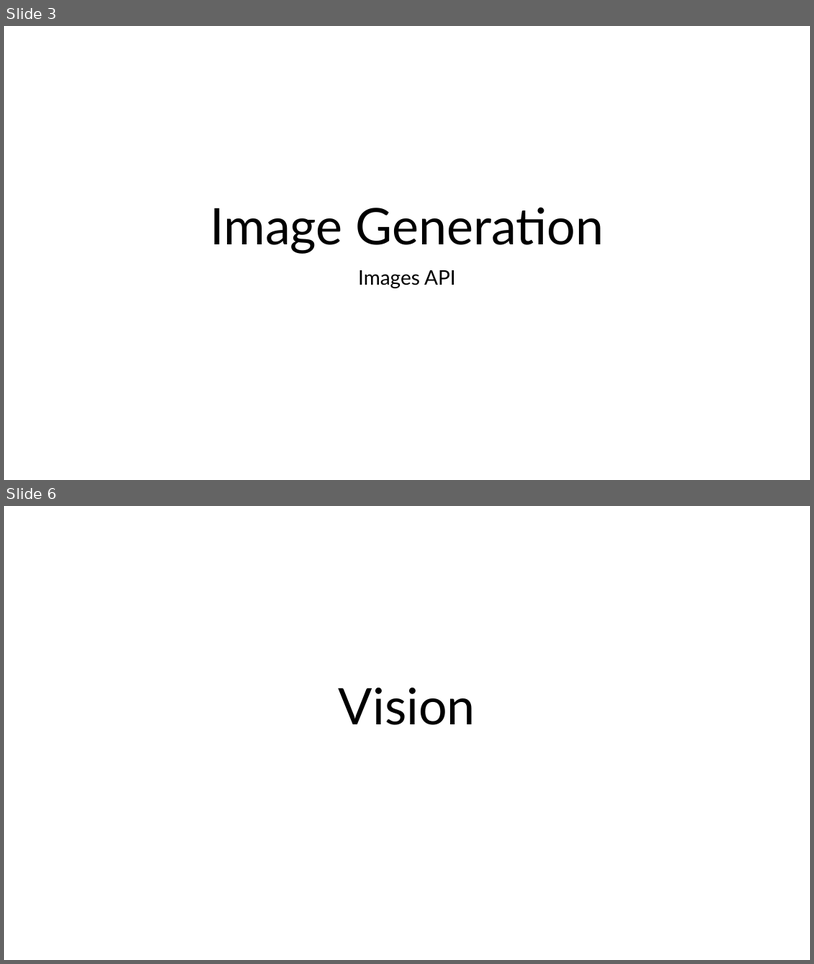
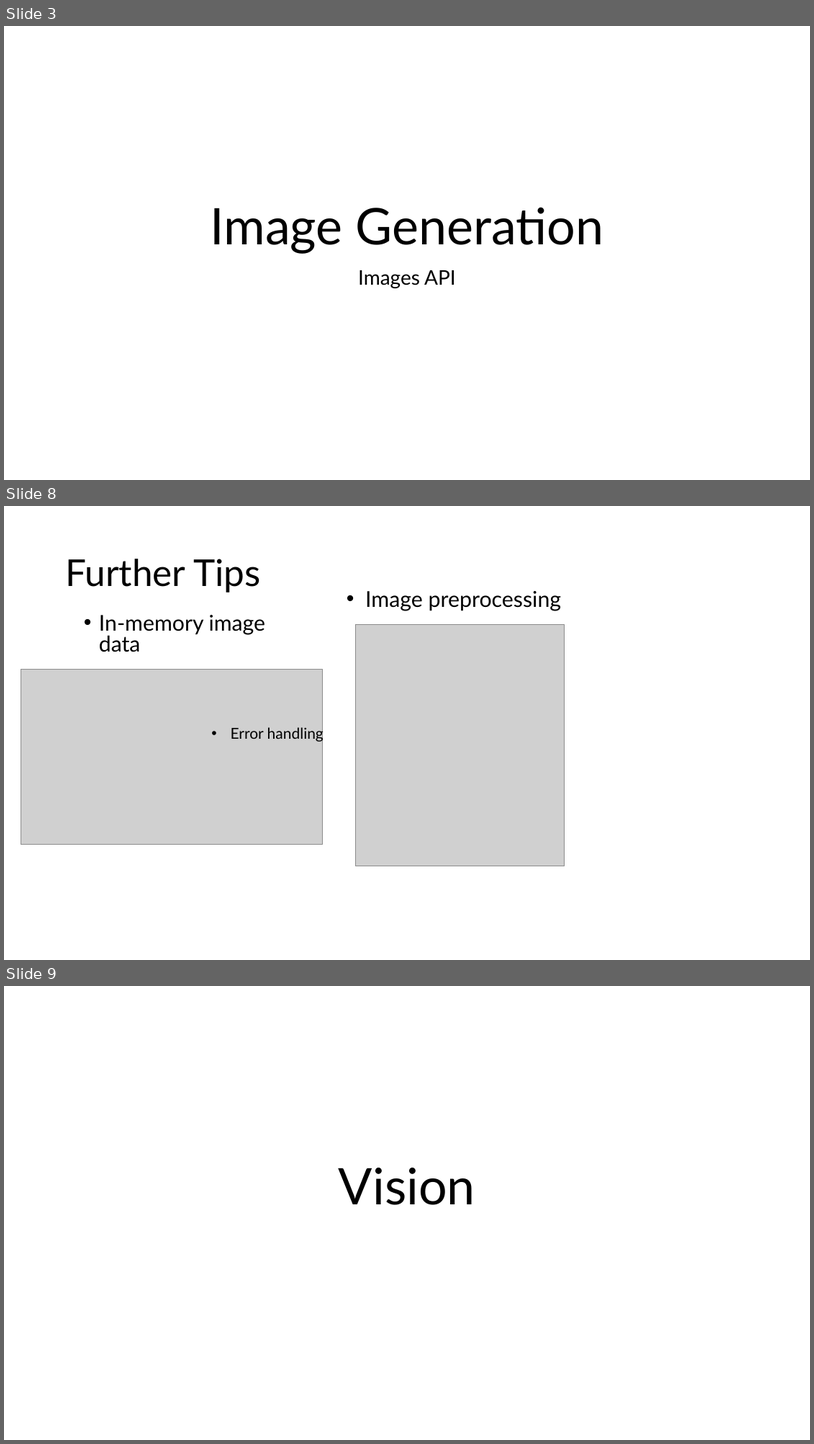
Before and after one commit to sammmmmmiller/CS584, a slide deck: cs584present.pptx. Shown one above the other, each under a label of ours: slides 3 and 6 before the commit, slides 3, 8 and 9 after it; the slides between them are not shown. The pictures are 814x964 and 814x1444 pixels, drawn with LibreOffice and Linux fonts; fonts in the diff are those of the drawing; grey boxes stand for pictures. Boxes give left, top, right and bottom in pixels: in the first picture for what was removed or moved away, otherwise in the second. Text is boxed around its words. In the diff, an @@ line names an element or a change of style, - is before the commit and + after.

```diff
--- a/cs584present.pptx
+++ b/cs584present.pptx
@@ slide 8 added at (4, 506, 810, 960), background #FFFFFF @@
@@ title added at (65, 559, 260, 592), 44 pt, text #000000 @@
+Further Tips
@@ text added at (365, 591, 562, 610), 26 pt, text #000000 @@
+• Image preprocessing
@@ text added at (99, 615, 266, 652), 25.9 pt, text #000000 @@
+• In-memory image data
@@ picture added at (356, 625, 565, 865) @@
@@ picture added at (21, 669, 322, 844) @@
@@ text added at (231, 726, 324, 742), 18 pt, text #000000 @@
+• Error handling
@@ what was slide 6 is now slide 9 @@
```
Also in this commit, not shown: 4 slides changed, 14 other slides added, 4 slides removed, 2 other files.
